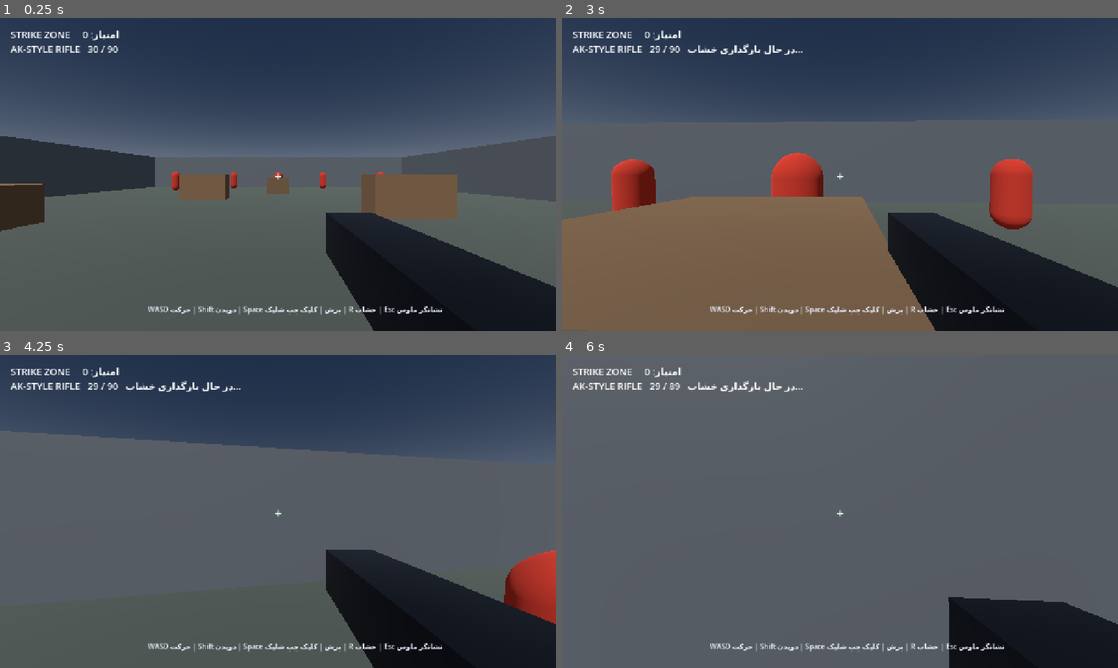
Above: before the commit, frames 1-4 (two rows, left to right).
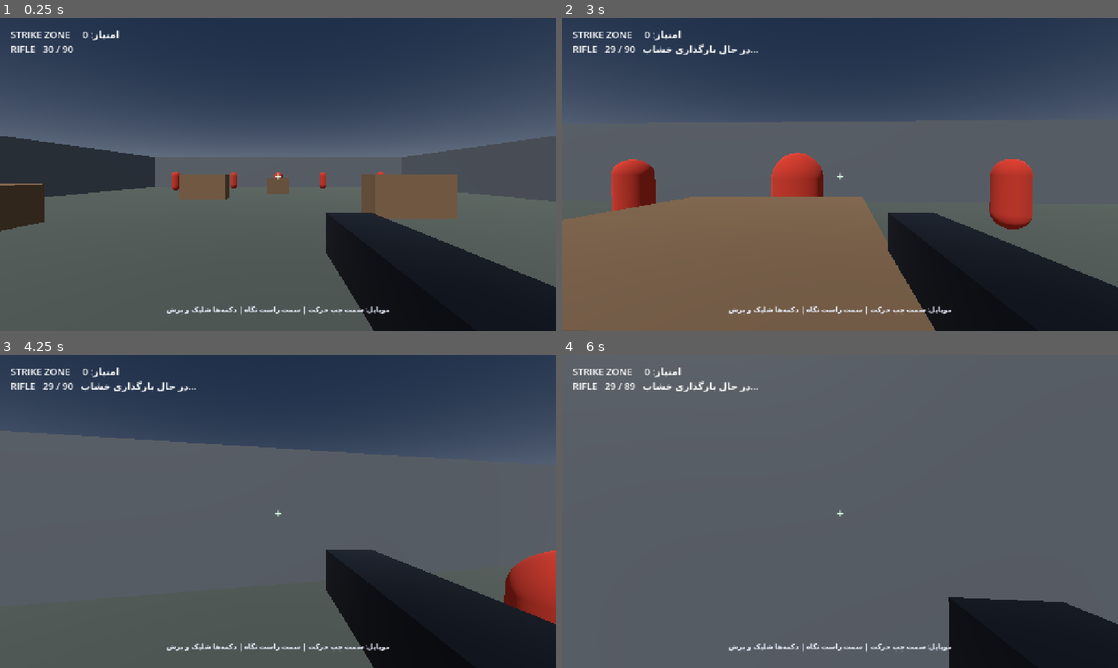
Above: after the commit, the same moments.

Repository: itsalirezajr-design/Empire-of-Lion-and-Sun
Game: Godot game, scene res://scenes/main.tscn
Two runs of this game, one before a commit and one after it. Both use one fixed random seed, a clock stepped at 60 frames per second and the inputs below.
Inputs (mouse positions are in pixels of both pictures, inside the frame that each line leads up to):
- Up to frame 1 (0.25 s): no input
- Up to frame 2 (3 s): tap Enter at 0.5 s; move the mouse to (867, 174) at 0.52 s; hold Shift (sprint) 0.53-1.28 s; hold W (move_forward) from 0.53 s (still down); click (867, 174) at 0.67 s; tap Space (jump) at 0.77, 0.8, 1.07, 1.35, 1.52, 1.82, 2.3 s; move the mouse to (812, 174) at 1.27 s; tap Shift (sprint) at 1.55 s; move the mouse to (851, 168) at 2.02 s; hold Shift (sprint) 2.03-2.78 s; move the mouse to (834, 180) at 2.77 s; tap R at 2.85 s; click (834, 180) at 2.92 s
- Up to frame 3 (4.25 s): keep holding W (move_forward); tap Space (jump) at 3.02, 3.32, 3.77, 3.8, 4.07 s; tap Shift (sprint) at 3.05 s; move the mouse to (316, 514) at 3.52 s; hold Shift (sprint) from 3.53 s (still down)
- Up to frame 4 (6 s): move the mouse to (795, 508) at 4.27 s; release Shift (sprint) at 4.28 s; tap Space (jump) at 4.35, 4.52, 4.82, 5.3, 5.75 s; tap Shift (sprint) at 4.55 s; move the mouse to (845, 511) at 5.02 s; hold Shift (sprint) 5.03-5.78 s; click (845, 511) at 5.17 s; move the mouse to (817, 505) at 5.77 s; release W (move_forward) at 5.78 s; hold D (move_right) from 5.78 s (still down); tap R at 5.85 s

The runs differ from the first frame. In frame 1, 0.8% of the frame differs, in the area x 1-80%, y 8-95%; in frame 2, 1.2%; in frame 3, 1.2%; in frame 4, 1.1%.

Commit message:
Add mobile shooter controls and continuous touch firing

Diff:
--- a/scripts/game.gd
+++ b/scripts/game.gd
@@ -13,6 +13,7 @@
 var fire_cooldown := 0.0
 var is_reloading := false
 var reload_time := 0.0
+var fire_held := false
 var hud: Label
 var message: Label
 
@@ -21,9 +22,13 @@
 	_spawn_player()
 	_build_hud()
 	_spawn_targets()
+	if DisplayServer.is_touchscreen_available():
+		_build_mobile_controls()
 
 func _process(delta: float) -> void:
 	fire_cooldown = maxf(0.0, fire_cooldown - delta)
+	if fire_held:
+		_shoot()
 	if is_reloading:
 		reload_time -= delta
 		if reload_time <= 0.0:
@@ -78,7 +83,6 @@
 	var body := StaticBody3D.new()
 	body.name = label
 	body.position = pos
-
 	var mesh_instance := MeshInstance3D.new()
 	var mesh := BoxMesh.new()
 	mesh.size = size
@@ -88,7 +92,6 @@
 	mat.roughness = 0.85
 	mesh_instance.material_override = mat
 	body.add_child(mesh_instance)
-
 	var shape := CollisionShape3D.new()
 	var box := BoxShape3D.new()
 	box.size = size
@@ -117,7 +120,6 @@
 	target.name = "Target_%d" % index
 	target.position = pos + Vector3(0, 1.0, 0)
 	target.add_to_group("shootable")
-
 	var mesh_instance := MeshInstance3D.new()
 	var mesh := CapsuleMesh.new()
 	mesh.radius = 0.42
@@ -128,7 +130,6 @@
 	mat.metallic = 0.15
 	mesh_instance.material_override = mat
 	target.add_child(mesh_instance)
-
 	var collision := CollisionShape3D.new()
 	var shape := CapsuleShape3D.new()
 	shape.radius = 0.42
@@ -140,7 +141,6 @@
 func _build_hud() -> void:
 	var layer := CanvasLayer.new()
 	add_child(layer)
-
 	hud = Label.new()
 	hud.position = Vector2(24, 22)
 	hud.add_theme_font_size_override("font_size", 22)
@@ -159,7 +159,7 @@
 	message.horizontal_alignment = HORIZONTAL_ALIGNMENT_CENTER
 	message.add_theme_font_size_override("font_size", 16)
 	message.add_theme_color_override("font_color", Color(0.92, 0.94, 1.0))
-	message.text = "WASD حرکت | Shift دویدن | Space پرش | کلیک چپ شلیک | R خشاب | Esc نشانگر ماوس"
+	message.text = "موبایل: سمت چپ حرکت | سمت راست نگاه | دکمه‌ها شلیک و پرش"
 	layer.add_child(message)
 
 	var crosshair := Label.new()
@@ -176,19 +176,55 @@
 	crosshair.add_theme_font_size_override("font_size", 30)
 	crosshair.add_theme_color_override("font_color", Color(0.85, 1.0, 0.9))
 	layer.add_child(crosshair)
-	_update_hud()
+
+func _build_mobile_controls() -> void:
+	var layer := CanvasLayer.new()
+	layer.name = "MobileControls"
+	add_child(layer)
+
+	var fire_button := _make_touch_button(layer, "FIRE", Vector2(-118, -150), Vector2(104, 104))
+	fire_button.button_down.connect(func(): fire_held = true)
+	fire_button.button_up.connect(func(): fire_held = false)
+
+	var reload_button := _make_touch_button(layer, "RELOAD", Vector2(-230, -94), Vector2(92, 58))
+	reload_button.pressed.connect(_reload)
+
+	var jump_button := _make_touch_button(layer, "JUMP", Vector2(-118, -270), Vector2(86, 62))
+	jump_button.button_down.connect(func(): Input.action_press("jump"))
+	jump_button.button_up.connect(func(): Input.action_release("jump"))
+
+	var sprint_button := _make_touch_button(layer, "RUN", Vector2(-230, -170), Vector2(86, 58))
+	sprint_button.button_down.connect(func(): Input.action_press("sprint"))
+	sprint_button.button_up.connect(func(): Input.action_release("sprint"))
+
+func _make_touch_button(parent: CanvasLayer, caption: String, offset: Vector2, button_size: Vector2) -> Button:
+	var button := Button.new()
+	button.text = caption
+	button.focus_mode = Control.FOCUS_NONE
+	button.custom_minimum_size = button_size
+	button.anchor_left = 1.0
+	button.anchor_top = 1.0
+	button.anchor_right = 1.0
+	button.anchor_bottom = 1.0
+	button.offset_left = offset.x
+	button.offset_top = offset.y
+	button.offset_right = offset.x + button_size.x
+	button.offset_bottom = offset.y + button_size.y
+	button.add_theme_font_size_override("font_size", 18)
+	button.add_theme_color_override("font_color", Color.WHITE)
+	parent.add_child(button)
+	return button
 
 func _update_hud() -> void:
 	if is_instance_valid(hud):
 		var state := "در حال بارگذاری خشاب..." if is_reloading else ""
-		hud.text = "STRIKE ZONE     امتیاز: %d\nAK-STYLE RIFLE   %02d / %02d   %s" % [score, ammo, reserve_ammo, state]
+		hud.text = "STRIKE ZONE     امتیاز: %d\nRIFLE   %02d / %02d   %s" % [score, ammo, reserve_ammo, state]
 
 func _shoot() -> void:
 	if is_reloading or fire_cooldown > 0.0 or ammo <= 0:
 		if ammo <= 0 and not is_reloading:
 			_reload()
 		return
-
 	ammo -= 1
 	fire_cooldown = FIRE_INTERVAL
 	var camera := player.get_node("Camera3D") as Camera3D
@@ -197,7 +233,6 @@
 	var query := PhysicsRayQueryParameters3D.create(origin, end)
 	query.exclude = [player.get_rid()]
 	var hit := get_world_3d().direct_space_state.intersect_ray(query)
-
 	if not hit.is_empty() and hit.collider is Node and hit.collider.is_in_group("shootable"):
 		score += 100
 		hit.collider.queue_free()
